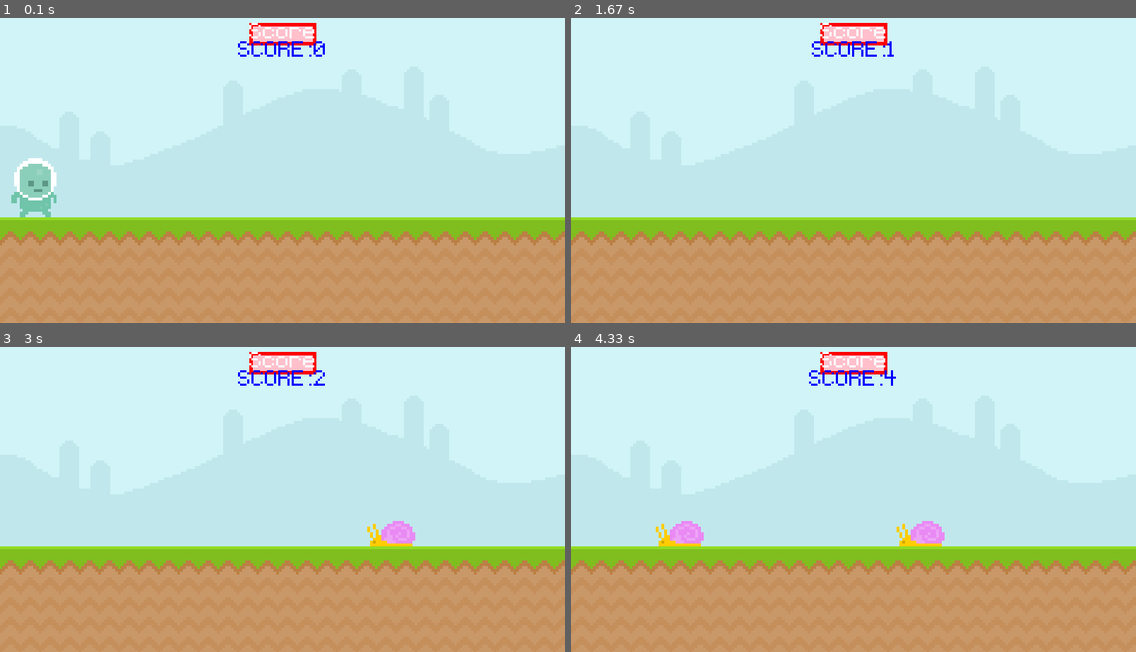
Above: before the commit, frames 1-4 (two rows, left to right).
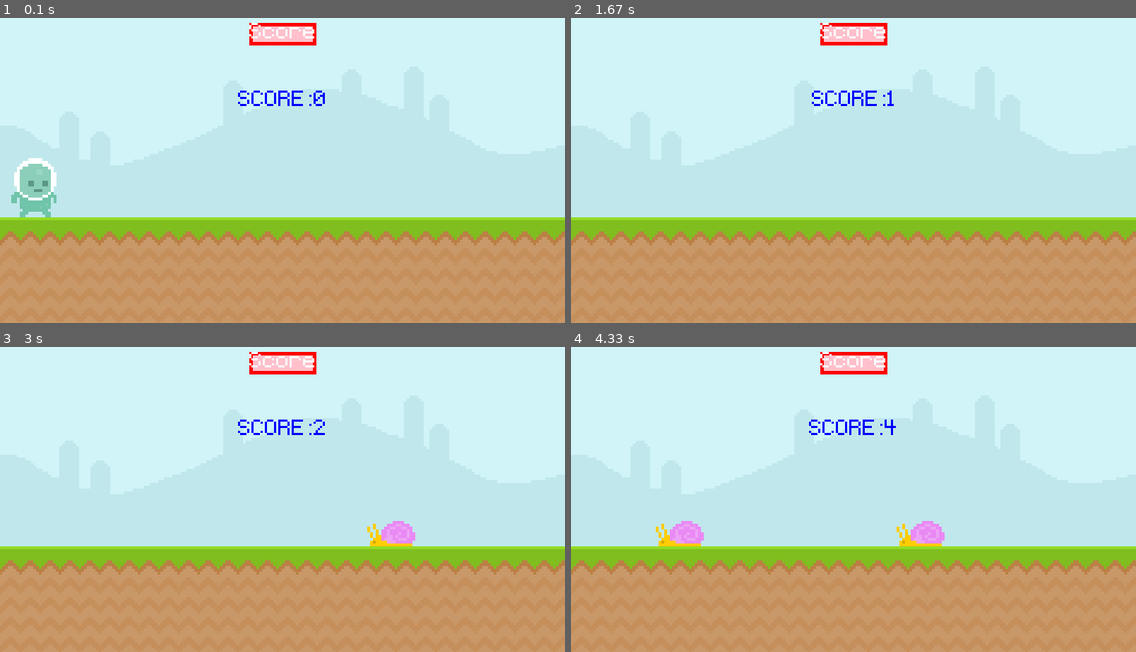
Above: after the commit, the same moments.

Repository: roshanba/pygamebasic
Game: pygame game, started from main.py
Two runs of this game, one before a commit and one after it. Both use one fixed random seed, a clock stepped at 60 frames per second and the inputs below.
Inputs (mouse positions are in pixels of both pictures, inside the frame that each line leads up to):
- Up to frame 1 (0.1 s): no input
- Up to frame 2 (1.67 s): click (604, 188) at 0.38 s; click (604, 54) at 0.72 s; tap Space at 1, 1.4 s
- Up to frame 3 (3 s): tap Space at 1.7, 2.23, 2.53 s
- Up to frame 4 (4.33 s): tap Space at 3.63, 3.93 s

The runs differ from the first frame. In frame 1, 0.5% of the frame differs, in the area x 42-58%, y 7-29%; in frame 2, 0.5%; in frame 3, 0.5%; in frame 4, 0.5%.

Commit message:
enemy spawned logic completed

Diff:
--- a/main.py
+++ b/main.py
@@ -7,18 +7,19 @@
     return currentTime
 
 def displayScore():
-    currentTime=currentScore()
-    scoreSur=textFont.render(f'SCORE:{currentTime}',False,'Blue')
-    screen.blit(scoreSur,scoreSur.get_rect(midtop=(400,50)))
+    score=currentScore()
+    scoreSur=textFont.render(f'SCORE:{score}',False,'Blue')
+    screen.blit(scoreSur,scoreSur.get_rect(midtop=(400,120)))
+    return score
 
 def scoreMenu():
 
-
+    obstacleRectList.clear()
     # Pixel Runner Text
     textPixelRunnerSurf=textFont.render('Pixel Runner',False,'Black')
     textPixelRunnerRect=textPixelRunnerSurf.get_rect(midtop=(400,50))
 
-    # Sccore Text
+    #Sccore Text
     textScoreSurf=textFont.render(f'SCORE:{str(score)}',False,'Black')
     textScoreRect=textScoreSurf.get_rect(midtop=(400,300))
 
@@ -37,6 +38,7 @@
 
     screen.fill((137, 207, 240)) # main screen
     screen.blit(textPixelRunnerSurf,textPixelRunnerRect) # top Text
+
     screen.blit(textScoreSurf,textScoreRect) # Score Text
     screen.blit(playerSurf,playerRect)# Player Image
     screen.blit(textplayAgainSurf,textPlayAgainRect) # play Again text
@@ -55,14 +57,13 @@
     else:
         return []
 
+def collions(player,obstacles):
+    if obstacles:
+        for obstacle in obstacles:
+            if player.colliderect(obstacle):
+                return False
+    return True
 
-
-
-gameActive=True
-startTime=0
-score=0
-time_per_frame=8690 #for 30fps
-player_gravity=0
 
 pygame.init()
 clock=pygame.time.Clock()
@@ -71,6 +72,11 @@
 pygame.display.set_caption('Roshan\'s game ')
 
 textFont=pygame.font.Font('font/Pixeltype.ttf' ,50)
+gameActive=True
+startTime=0
+score=0
+time_per_frame=8690 #for 30fps
+player_gravity=0
 
 textSurf=textFont.render('Score',False,(251, 251, 253))
 textRect=textSurf.get_rect(center=(400,40))
@@ -135,7 +141,7 @@
         screen.blit(ground_surface,(0,300))
 
 
-        displayScore()
+        score=displayScore()
         #player
         player_gravity+=1
         player_rect.y=player_rect.y+player_gravity
@@ -149,6 +155,7 @@
 
         # collsion
 
+        gameActive=collions(player_rect,obstacleRectList)
 
     else:
         scoreMenu()
